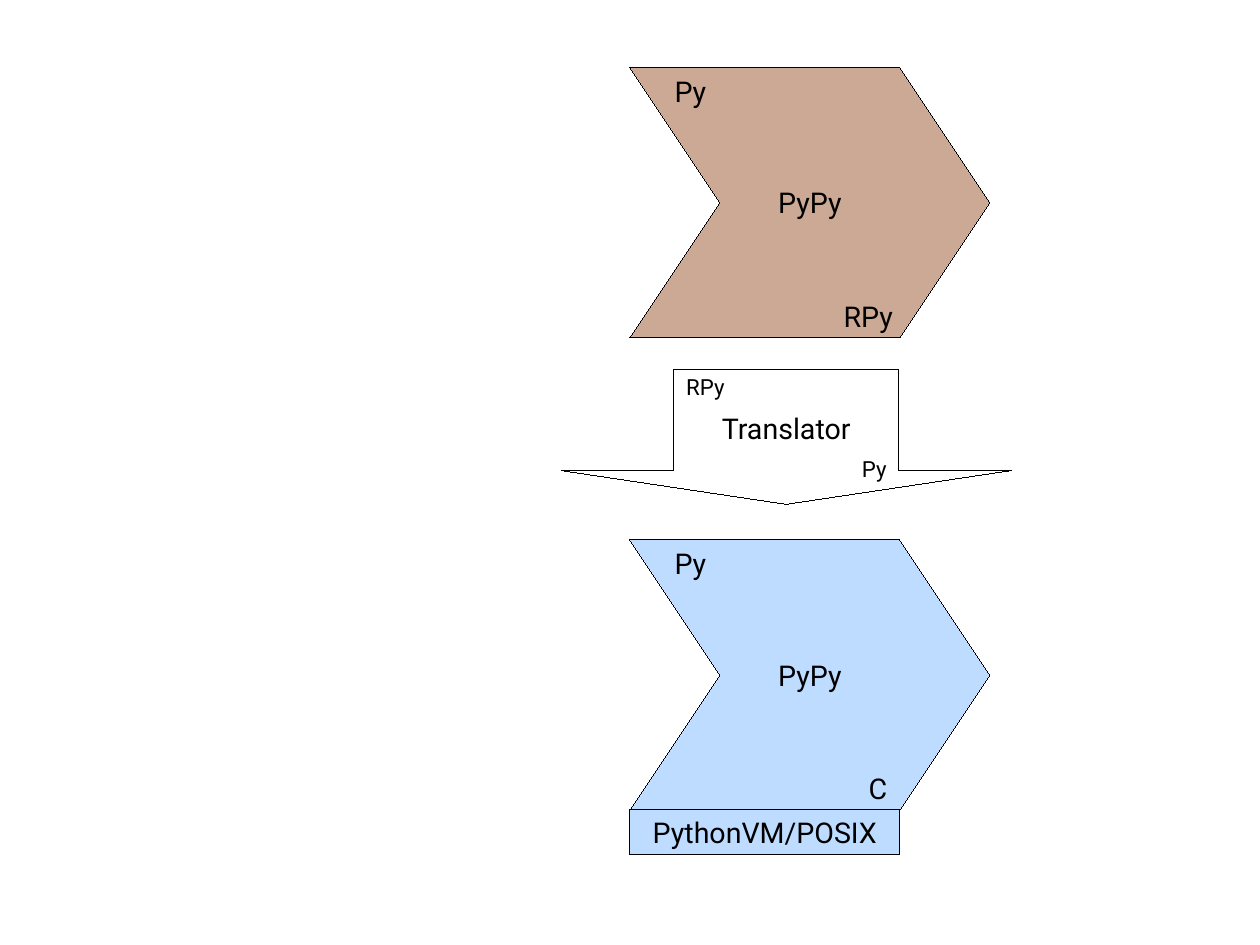
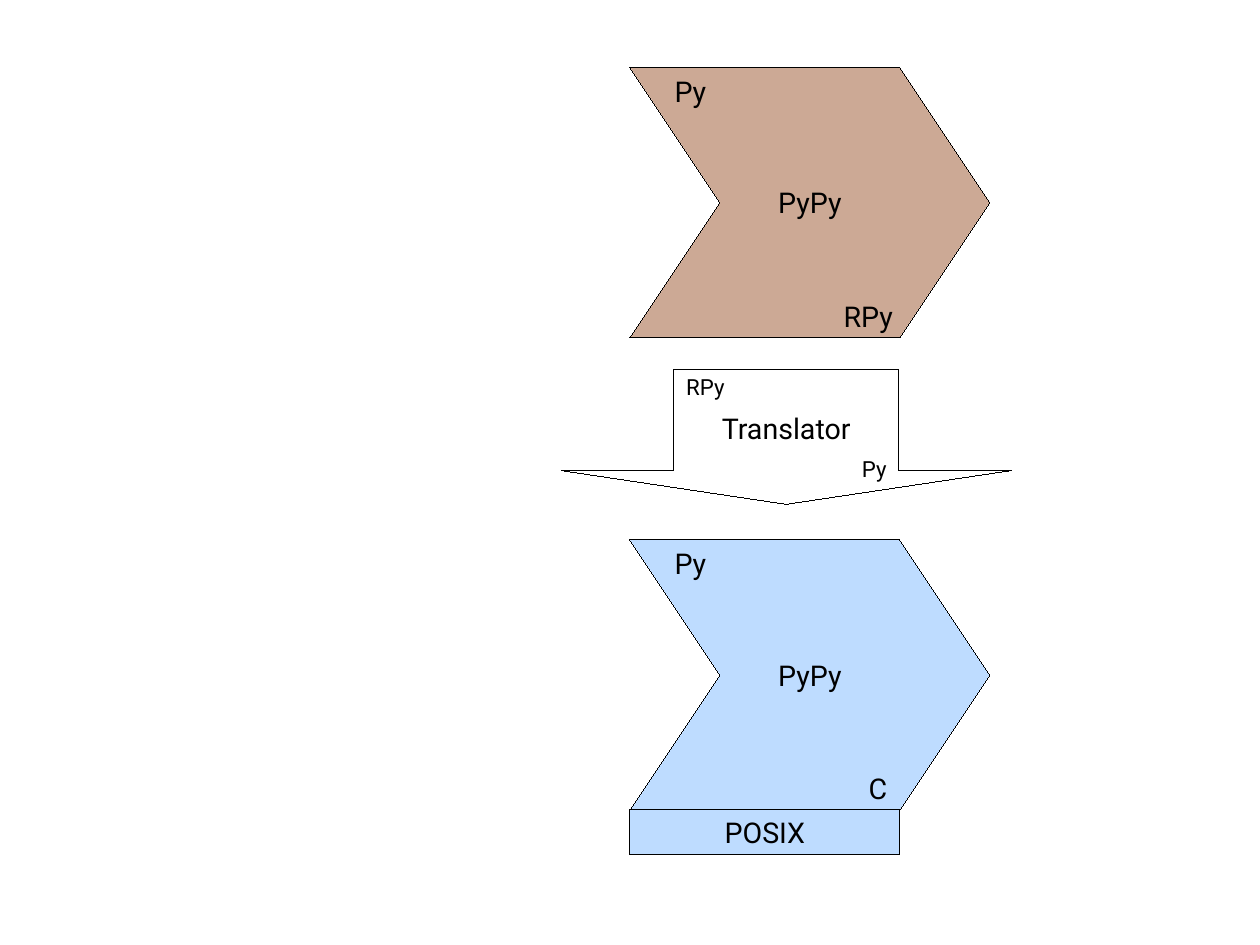
Before and after one commit to wdv4758h/pypy-extradoc, a slide deck: slide 6 of talk/roadshow-google/Pypy architecture.odp. Drawn at 1260x945 pixels with LibreOffice and Linux fonts; fonts in the diff are those of the drawing. Boxes give left, top, right and bottom in pixels: in the first picture for what was removed or moved away, otherwise in the second. Text is boxed around its words. In the diff, an @@ line names an element or a change of style, - is before the commit and + after.

```diff
--- a/talk/roadshow-google/Pypy architecture.odp
+++ b/talk/roadshow-google/Pypy architecture.odp
@@ text in rectangle at <box>725,822,805,844</box>: text changed @@
-PythonVM/POSIX
+POSIX
```
Also in this commit, not shown: 1 other slide changed.
